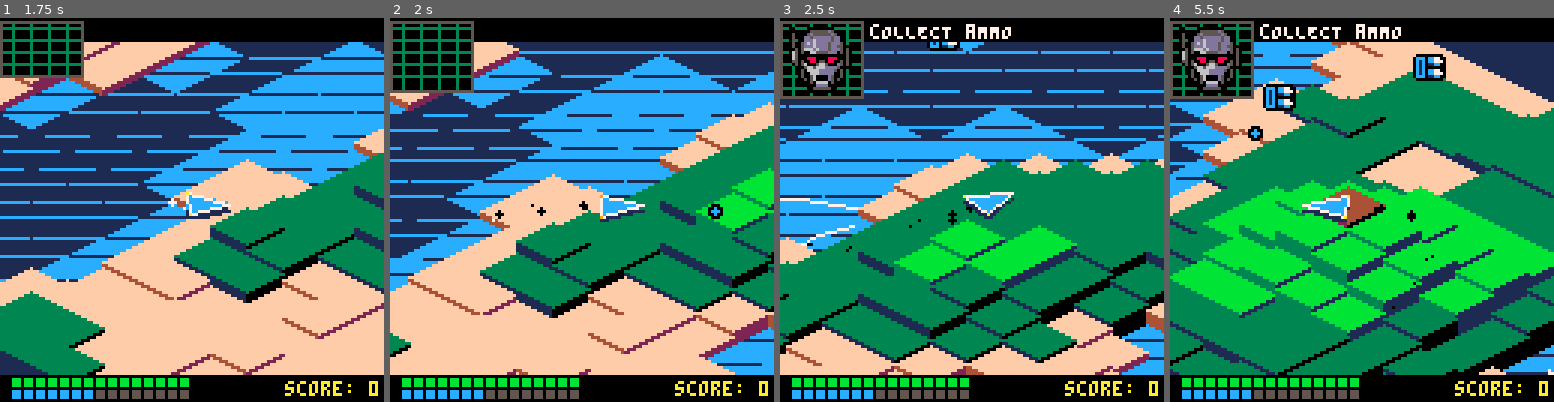
Above: before the commit, frames 1-4 (left to right).
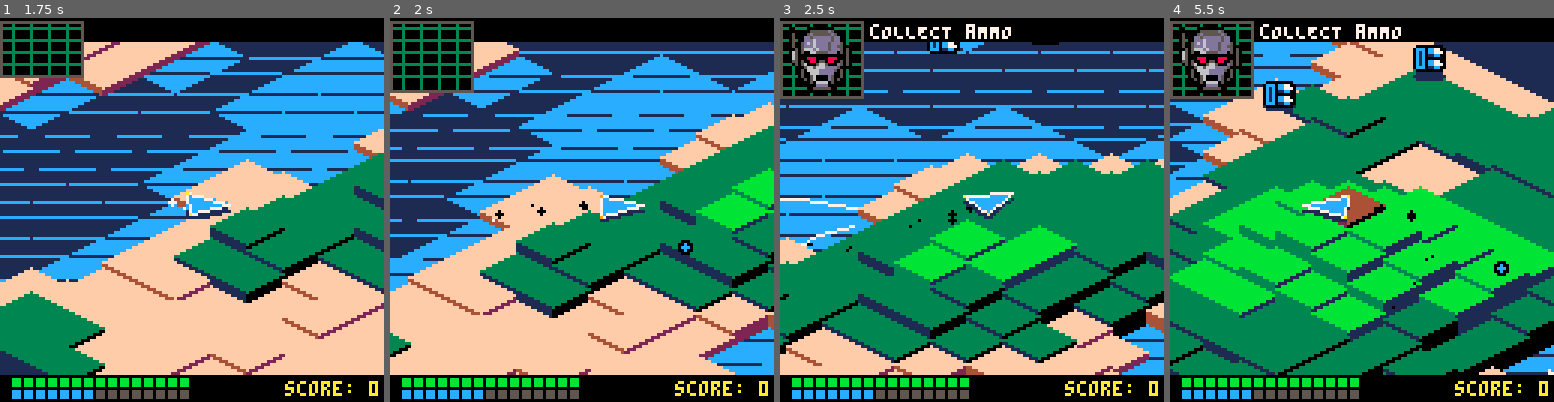
Above: after the commit, the same moments.

Repository: EBonura/horizon-glide
Game: PICO-8 cartridge v0.14.p8
Two runs of this game, one before a commit and one after it. Both use one fixed random seed, a clock stepped at 60 frames per second and the inputs below.
Inputs:
- Up to frame 1 (1.75 s): tap X (X key) at 0.33, 1.07 s; hold Right from 1.6 s (still down)
- Up to frame 2 (2 s): keep holding Right; tap X (X key) at 1.85 s
- Up to frame 3 (2.5 s): release Right at 2.1 s; hold Up 2.15-2.42 s; hold Right from 2.47 s (still down)
- Up to frame 4 (5.5 s): tap X (X key) at 2.97, 4.08, 5.2 s; release Right at 3.03 s; hold Left 3.08-3.58 s; hold Down 3.63-3.97 s; hold Right 4.02-4.68 s; hold Up 4.73-5.03 s; hold Left from 5.08 s (still down)

Frame 1 is identical in both runs. In frame 2, 0.3% of the frame differs, in the area x 75-87%, y 48-62%; in frame 3, 0.2%; in frame 4, 1.2%, in the area x 20-89%, y 7-68%.

Commit message:
preparing for beta

Diff:
--- a/v0.14.p8
+++ b/v0.14.p8
@@ -35,7 +35,7 @@
 
 -- terrain color lookup tables (top, side, dark triplets; height thresholds)
 TERRAIN_PAL_STR = "\1\0\0\12\1\1\15\4\2\3\1\0\11\3\1\4\2\0\6\5\0\7\6\5"
-TERRAIN_THRESH  = {-2,0,2,6,12,18,24,99}
+TERRAIN_THRESH = split"-2,0,2,6,12,18,24,99"
 
 function terrain(x,y)
     -- cache hit
@@ -101,8 +101,8 @@
 
     -- menu options (MUST be set before any terrain() call)
     menu_options={
-        {name="sCALE",  values={8,10,12,14,16}, current=2},
-        {name="wATER",  values={-4,-3,-2,-1,0,1,2,3,4}, current=4},
+        {name="sCALE",  values=split"8,10,12,14,16", current=2},
+        {name="wATER",  values=split"-4,-3,-2,-1,0,1,2,3,4", current=4},
         {name="sEED",   values={}, current=1, is_seed=true},
         {name="rANDOM", is_action=true},
     }
@@ -231,9 +229,8 @@
     game_state="death"
     death_t=time()
     death_cd=10
-    death_phase=0          -- 0=digital break, 1=fully black
-    death_closed_at=nil
-    ui_msg="" ui_rmsg="" ui_box_target_h=6
+    death_phase,death_closed_at=0,nil
+    ui_msg,ui_rmsg,ui_box_target_h="","",6
 end
 
 function update_death()
@@ -478,9 +475,7 @@
 
     -- toggle selection with up/down
     if btnp(⬆️) or btnp(⬇️) then
-        local s=play_panel.selected
-        play_panel.selected=not s
-        customize_panel.selected=s
+        play_panel.selected,customize_panel.selected=not play_panel.selected,not customize_panel.selected
     end
 
     -- confirm
@@ -557,10 +552,7 @@
     last_cache_cleanup = time()
 
     -- wipe top texts
-    ui_msg=""
-    ui_vis=0
-    ui_until=0
-    ui_rmsg=""
+    ui_msg,ui_vis,ui_until,ui_rmsg="",0,0,""
 
     collectibles = {}
     for i = 1, 8 do  -- spawn 8 items
@@ -909,7 +901,7 @@
 function gm.new()
     local self=setmetatable({
         idle_duration=5,
-        event_types={"combat","circles"},
+        event_types=split"combat,circles",
 
         difficulty_rings_base=3,
         difficulty_rings_step=1,
@@ -1049,6 +1041,10 @@
     return self
 end
 
+function pop(text, dy, col)
+    local sx,sy=player_ship:get_screen_pos()
+    add(floating_texts, floating_text.new(sx, (sy+(dy or -10)), text, col))
+end
 
 
 function circle_event:update()
@@ -1085,8 +1081,8 @@
             if self.current_target < #self.circles then
                 self.end_time += self.recharge_seconds
                 local sx, sy = player_ship:get_screen_pos()
-                add(floating_texts, floating_text.new(sx, sy - 10, "+"..fmt2(self.recharge_seconds).."s"))
-                add(floating_texts, floating_text.new(sx, sy - 20, "+10hp", 11))
+                pop("+"..fmt2(self.recharge_seconds).."s",-10)
+                pop("+10hp",-20,11)
             end
 
             self.current_target += 1
@@ -1098,8 +1094,8 @@
                 self.completed,self.success=true,true
                 local sx,sy=player_ship:get_screen_pos()
                 game_manager.player_score+=award
-                add(floating_texts,floating_text.new(sx,sy-10,"+"..award,7))
-                add(floating_texts,floating_text.new(sx,sy-20,"full hp!",11))
+                pop("+"..award,-10,7)
+                pop("full hp!",-20,11)
                 ui_say("event complete!",3,11)
                 ui_rmsg=""
             else
@@ -1174,9 +1170,8 @@
     if dist2 < 1 then
         self.collected = true
         sfx(61)
-        local sx, sy = player_ship:get_screen_pos()
         player_ship.ammo = min(player_ship.ammo + 10, player_ship.max_ammo)
-        add(floating_texts, floating_text.new(sx, sy - 10, "+10ammo", 12))
+        pop("+10ammo",-10,12)
         game_manager.player_score += 25
         return false
     end
@@ -1186,7 +1181,10 @@
 function collectible:draw()
     if not self.collected then
         local sx, sy = iso(self.x, self.y)
-        spr(67, sx - 8, sy - terrain_h(flr(self.x), flr(self.y)) * block_h - 8, 2, 2)
+        local h = terrain_h(self.x, self.y) * block_h
+        local float = sin(time() * 2 + self.x + self.y)
+        ovalfill(sx-5, sy-h+3, sx+5, sy-h+5, 1)  -- shadow
+        spr(67, sx - 8, sy - h - 8 + float, 2, 2)
     end
 end
 
@@ -1323,12 +1321,7 @@
         end
     end
     if found then self.target=found return true end
-    if not self.is_enemy then
-        local a=atan2(self.vx,self.vy)
-        self.target={x=self.x+cos(a)*10,y=self.y+sin(a)*10}
-    else
-        self.target=nil
-    end
+    self.target = self.is_enemy and nil or {x=self.x+cos(a)*10,y=self.y+sin(a)*10}
     return false
 end
 
@@ -1605,9 +1598,10 @@
     local dx,dy=tx-px,ty-py
     if dx*dx+dy*dy<4 then return end
 
-    -- orbit point in world space (1.5)
+    -- oscillating orbit distance
+    local orbit_dist = 1.5 + sin(time() * 3) * .2
     local a=atan2(dx,dy)
-    local sx,sy=iso(px+cos(a)*1.5, py+sin(a)*1.5)
+    local sx,sy=iso(px+cos(a)*orbit_dist, py+sin(a)*orbit_dist)
     sy-=player_ship.current_altitude*block_h
 
     -- screen-facing angle from iso delta
